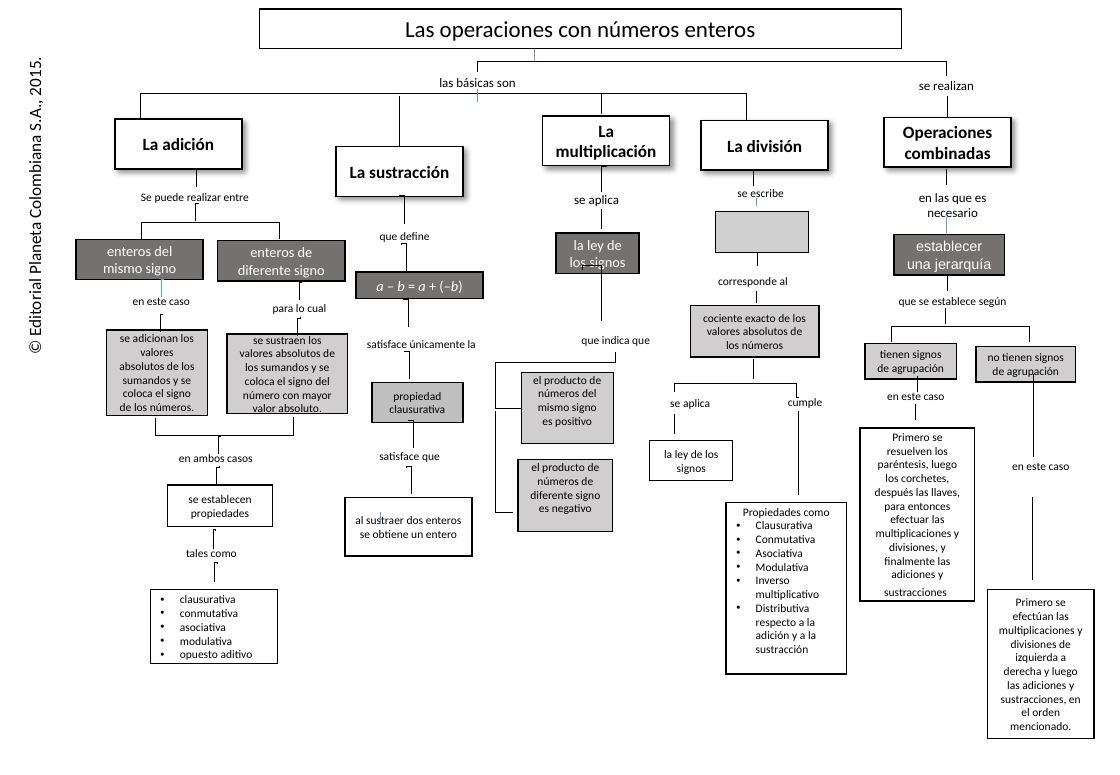
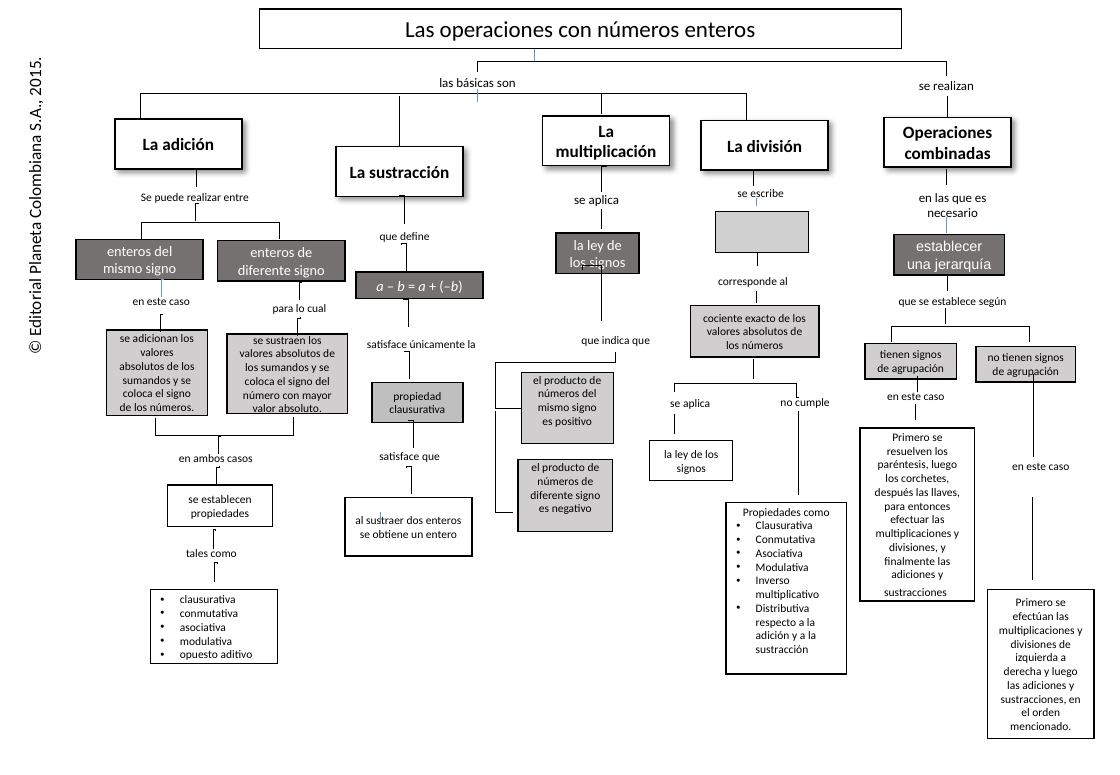
Before and after one commit to AulaPlanetaColombia/Matematicas, a slide deck: slide 1 of fuentes/contenidos/grado07/guion02/MapaConceptual.pptx. Drawn at 1120x775 pixels with LibreOffice and Linux fonts; fonts in the diff are those of the drawing; grey boxes stand for pictures; background and template pictures are left out. Boxes give left, top, right and bottom in pixels: in the first picture for what was removed or moved away, otherwise in the second. Text is boxed around its words. In the diff, an @@ line names an element or a change of style, - is before the commit and + after.

```diff
--- a/fuentes/contenidos/grado07/guion02/MapaConceptual.pptx
+++ b/fuentes/contenidos/grado07/guion02/MapaConceptual.pptx
@@ text at (780,397,830,408): text changed @@
-cumple
+no cumple
```
Also in this commit, not shown: 5 other files.
